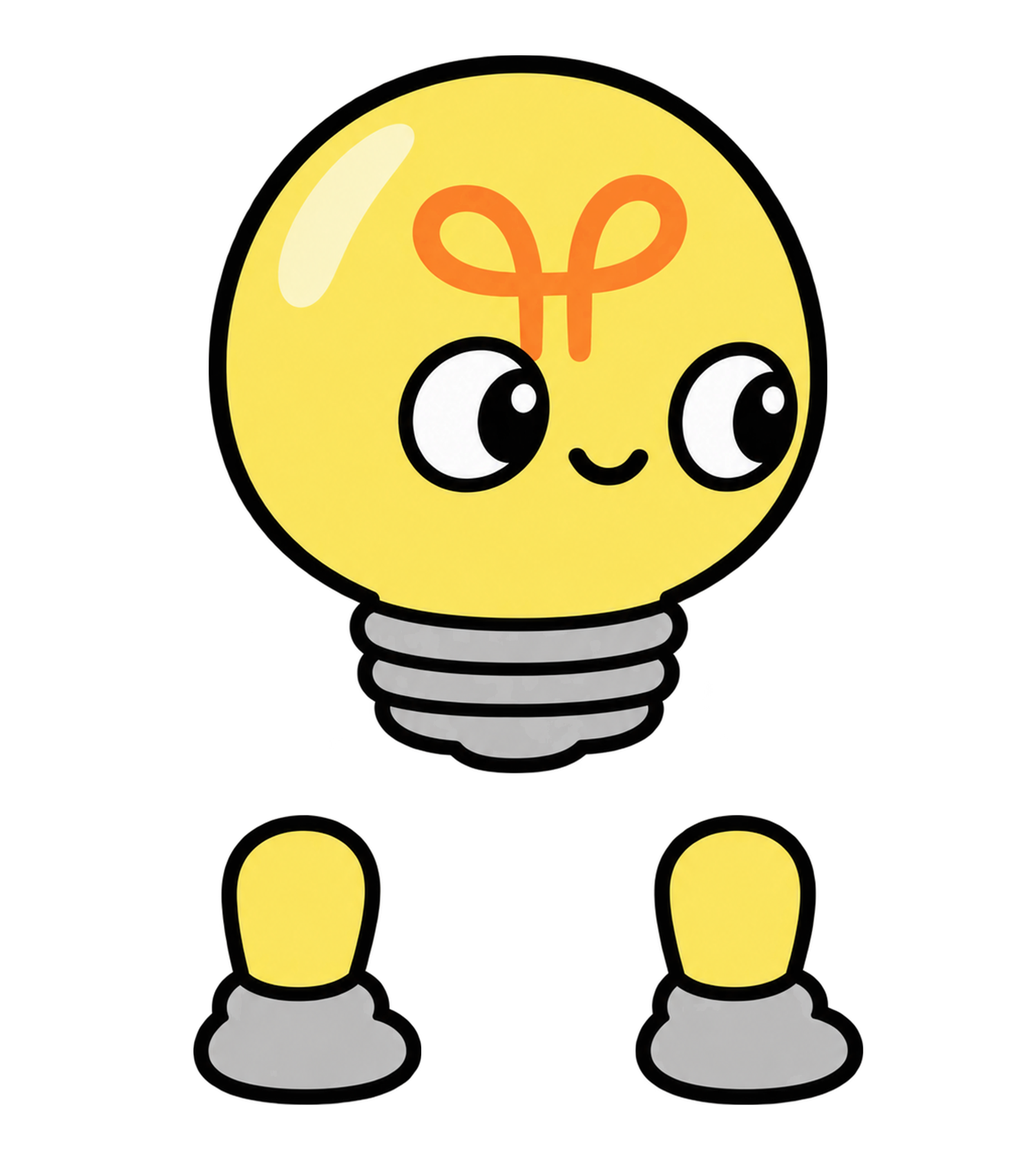
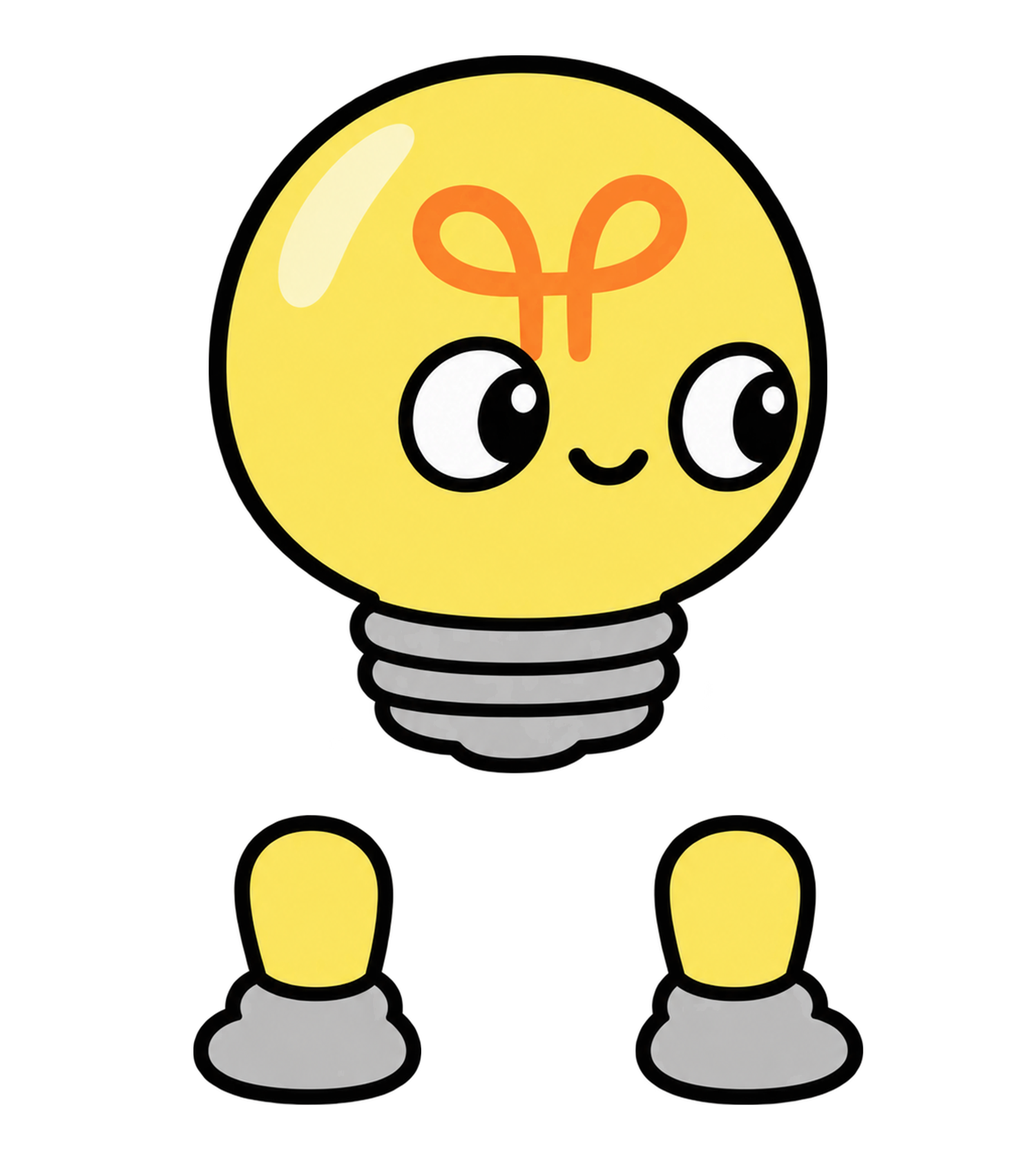
Layered file, before and after one edit (1036 x 1174). Changes by layer:
painted on "다리1" over <box>193,814,422,1105</box>
